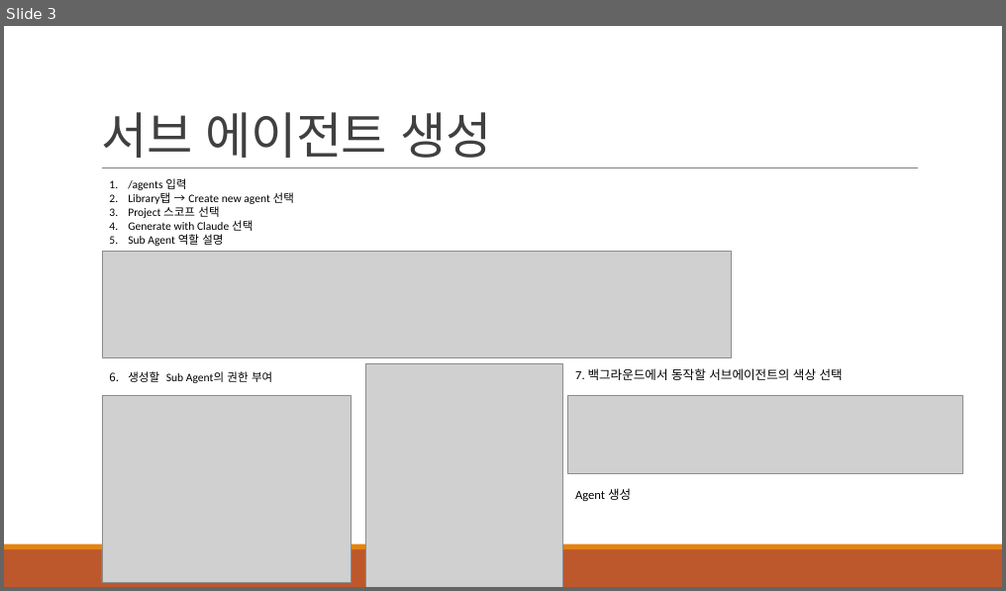
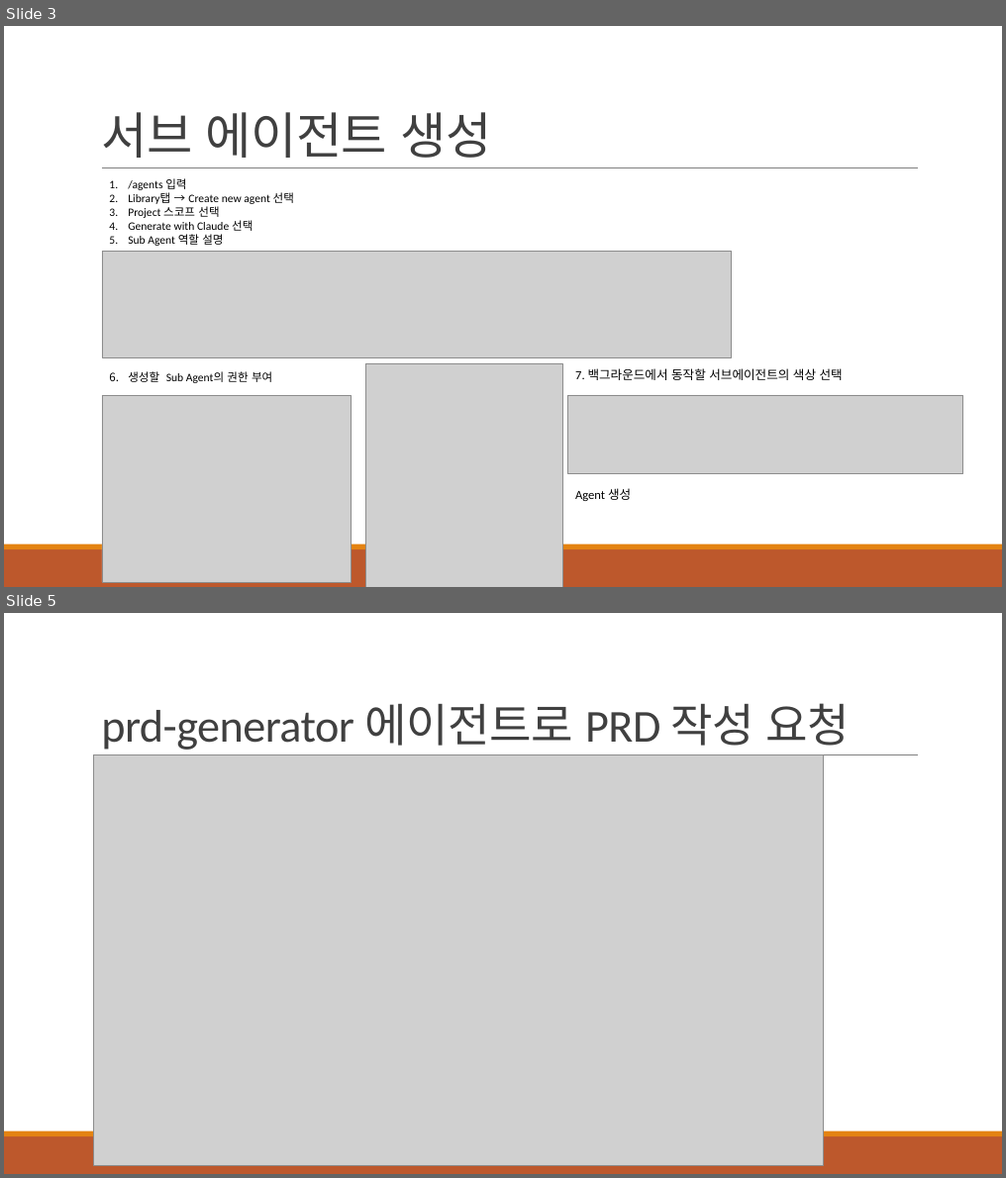
Before and after one commit to khb3025/study-claude-code, a slide deck: PPT정리/27. 서브 에이전트로 PRD 생성.pptx. Shown one above the other, each under a label of ours: slide 3 before the commit, slides 3 and 5 after it; the slides between them are not shown. The pictures are 1006x591 and 1006x1178 pixels, drawn with LibreOffice and Linux fonts; fonts in the diff are those of the drawing; grey boxes stand for pictures. Boxes give left, top, right and bottom in pixels: in the first picture for what was removed or moved away, otherwise in the second. Text is boxed around its words. In the diff, an @@ line names an element or a change of style, - is before the commit and + after.

Commit message:
서브에이전트 활용 PRD 생성 및 WorkFlow

```diff
--- a/PPT정리/27. 서브 에이전트로 PRD 생성.pptx
+++ b/PPT정리/27. 서브 에이전트로 PRD 생성.pptx
@@ slide 5 added at [4, 613, 1002, 1174], background #FFFFFF; not listed: 3 template elements that a slide beside it also shows @@
@@ title added at [101, 703, 850, 750], 44 pt, text #404040 @@
+prd-generator 에이전트로 PRD 작성 요청
@@ picture added at [94, 756, 824, 1165] @@
```
Also in this commit, not shown: 2 other slides added, 1 other file.
